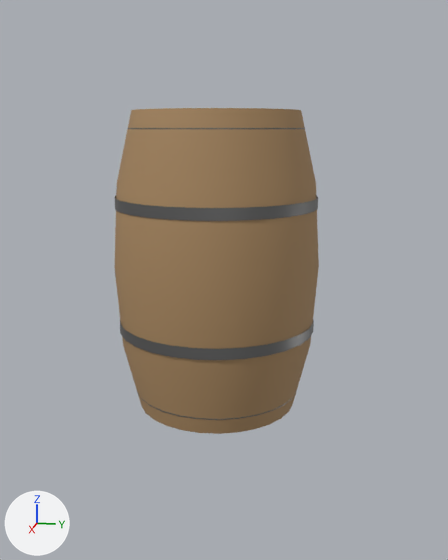
The glTF model assets/shared/costumes/costume_barrel.glb: old version first, new version second.
Rendered twice from a 50 mm camera at (2.238, 0.476, 1.542) aimed at (-0.016, 0.025, 0.978). Every picture has the same lights, and +X, +Y and +Z are marked at lower left. The first picture is the older version.

Script lines for the objects in view, before the commit:
```python
me_barrel = bpy.data.meshes.new('barrel')
me_barrel.from_pydata(...)  # 140 vertices, 224 faces; spans x -0.38..0.38, y -0.38..0.38, z 0.5..1.6
me_barrel.materials.append(mat_wood)
me_hoop0_82 = bpy.data.meshes.new('hoop0.82')
me_hoop0_82.from_pydata(...)  # 56 vertices, 56 faces; spans x -0.369..0.369, y -0.369..0.369, z 0.8..0.84
me_hoop0_82.materials.append(mat_iron)
me_hoop1_28 = bpy.data.meshes.new('hoop1.28')
me_hoop1_28.from_pydata(...)  # 56 vertices, 56 faces; spans x -0.369..0.369, y -0.369..0.369, z 1.26..1.3
me_hoop1_28.materials.append(mat_iron)
ob_barrel = bpy.data.objects.new('barrel', me_barrel)
ob_barrel.location = (0.0, 0.0, 0.0)
ob_hoop0_82 = bpy.data.objects.new('hoop0.82', me_hoop0_82)
ob_hoop0_82.location = (0.0, 0.0, 0.0)
ob_hoop1_28 = bpy.data.objects.new('hoop1.28', me_hoop1_28)
ob_hoop1_28.location = (0.0, 0.0, 0.0)
```
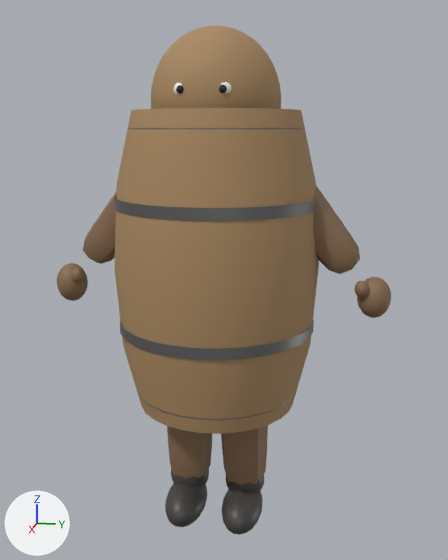
Changed parts and their boxes (x1, y1, x2, y2) in the pictures (448 x 560 px):
'head', added
    after: (151, 26, 281, 109)
'suit', added
    after: (83, 186, 360, 485)
'bootL', added
    after: (221, 489, 263, 535)
'bootR', added
    after: (165, 483, 207, 527)
'mittL', added
    after: (357, 277, 391, 318)
'mittR', added
    after: (57, 263, 88, 301)
'ankleL', added
    after: (226, 475, 264, 493)
'ankleR', added
    after: (171, 469, 209, 487)
'thumbmL', added
    after: (354, 281, 369, 297)
'thumbmR', added
    after: (71, 268, 84, 283)
'eye1', added (mostly hidden)
    after: (220, 82, 231, 94)
'pupil1', added
    after: (219, 85, 227, 93)
'pupil-1', added
    after: (176, 85, 184, 94)
'eye-1', added (mostly hidden)
    after: (173, 83, 182, 94)

Patch to the scene script:
```diff
--- a/assets/shared/costumes/costume_barrel.glb.py
+++ b/assets/shared/costumes/costume_barrel.glb.py
@@ mat_black @@
+mat_black = bpy.data.materials.new('black')
+# nodes: BsdfPrincipled, Mix, OutputMaterial, VertexColor
+# colours: black #272727, mixed with the vertex colours
@@ mat_white @@
+mat_white = bpy.data.materials.new('white')
+# nodes: BsdfPrincipled, Mix, OutputMaterial, VertexColor
+# colours: white #f3f3f1, mixed with the vertex colours
@@ mat_boot @@
+mat_boot = bpy.data.materials.new('boot')
+# nodes: BsdfPrincipled, Mix, OutputMaterial, VertexColor
+# colours: dark grey #45423f, mixed with the vertex colours
@@ ob_thumbmr @@
+ob_thumbmr = bpy.data.objects.new('thumbmR', me_thumbmr)  # a UV sphere (12 segments, 8 rings, poles along z) spanning x 0.033..0.083, y -0.5605..-0.5105, z 0.9584..1.0184
+ob_thumbmr.location = (0.0, 0.0, 0.0)
@@ ob_thumbml @@
+ob_thumbml = bpy.data.objects.new('thumbmL', me_thumbml)  # a UV sphere (12 segments, 8 rings, poles along z) spanning x 0.033..0.083, y 0.5105..0.5605, z 0.9584..1.0184
+ob_thumbml.location = (0.0, 0.0, 0.0)
@@ ob_suit @@
+ob_suit = bpy.data.objects.new('suit', me_suit)  # 368 vertices, 710 faces; spans x -0.138..0.138, y -0.526..0.526, z 0.115..1.516
+ob_suit.location = (0.0, 0.0, 0.0)
@@ ob_pupil_1 @@
+ob_pupil_1 = bpy.data.objects.new('pupil-1', me_pupil_1)  # a UV sphere (12 segments, 8 rings, poles along z) spanning x 0.2105..0.2375, y -0.0835..-0.0565, z 1.6465..1.6735
+ob_pupil_1.location = (0.0, 0.0, 0.0)
@@ ob_pupil1 @@
+ob_pupil1 = bpy.data.objects.new('pupil1', me_pupil1)  # a UV sphere (12 segments, 8 rings, poles along z) spanning x 0.2105..0.2375, y 0.0565..0.0835, z 1.6465..1.6735
+ob_pupil1.location = (0.0, 0.0, 0.0)
@@ ob_mittr @@
+ob_mittr = bpy.data.objects.new('mittR', me_mittr)  # a UV sphere (18 segments, 12 rings, poles along z) spanning x -0.047..0.071, y -0.642..-0.522, z 0.873..1.023
+ob_mittr.location = (0.0, 0.0, 0.0)
@@ ob_mittl @@
+ob_mittl = bpy.data.objects.new('mittL', me_mittl)  # a UV sphere (18 segments, 12 rings, poles along z) spanning x -0.047..0.071, y 0.522..0.642, z 0.873..1.023
+ob_mittl.location = (0.0, 0.0, 0.0)
@@ ob_head @@
+ob_head = bpy.data.objects.new('head', me_head)  # an icosphere of 1280 faces spanning x -0.239..0.239, y -0.229..0.229, z 1.38..1.88
+ob_head.location = (0.0, 0.0, 0.0)
@@ ob_eye_1 @@
+ob_eye_1 = bpy.data.objects.new('eye-1', me_eye_1)  # a UV sphere (16 segments, 10 rings, poles along z) spanning x 0.17..0.23, y -0.1..-0.04, z 1.63..1.69
+ob_eye_1.location = (0.0, 0.0, 0.0)
@@ ob_eye1 @@
+ob_eye1 = bpy.data.objects.new('eye1', me_eye1)  # a UV sphere (16 segments, 10 rings, poles along z) spanning x 0.17..0.23, y 0.04..0.1, z 1.63..1.69
+ob_eye1.location = (0.0, 0.0, 0.0)
@@ ob_bootr @@
+ob_bootr = bpy.data.objects.new('bootR', me_bootr)  # a UV sphere (18 segments, 12 rings, poles along z) spanning x -0.088..0.208, y -0.195..-0.035, z -0.01..0.15
+ob_bootr.location = (0.0, 0.0, 0.0)
@@ ob_bootl @@
+ob_bootl = bpy.data.objects.new('bootL', me_bootl)  # a UV sphere (18 segments, 12 rings, poles along z) spanning x -0.088..0.208, y 0.035..0.195, z -0.01..0.15
+ob_bootl.location = (0.0, 0.0, 0.0)
@@ ob_ankler @@
+ob_ankler = bpy.data.objects.new('ankleR', me_ankler)  # a UV sphere (16 segments, 10 rings, poles along z) spanning x -0.08..0.08, y -0.195..-0.035, z 0.07..0.25
+ob_ankler.location = (0.0, 0.0, 0.0)
@@ ob_anklel @@
+ob_anklel = bpy.data.objects.new('ankleL', me_anklel)  # a UV sphere (16 segments, 10 rings, poles along z) spanning x -0.08..0.08, y 0.035..0.195, z 0.07..0.25
+ob_anklel.location = (0.0, 0.0, 0.0)
```
